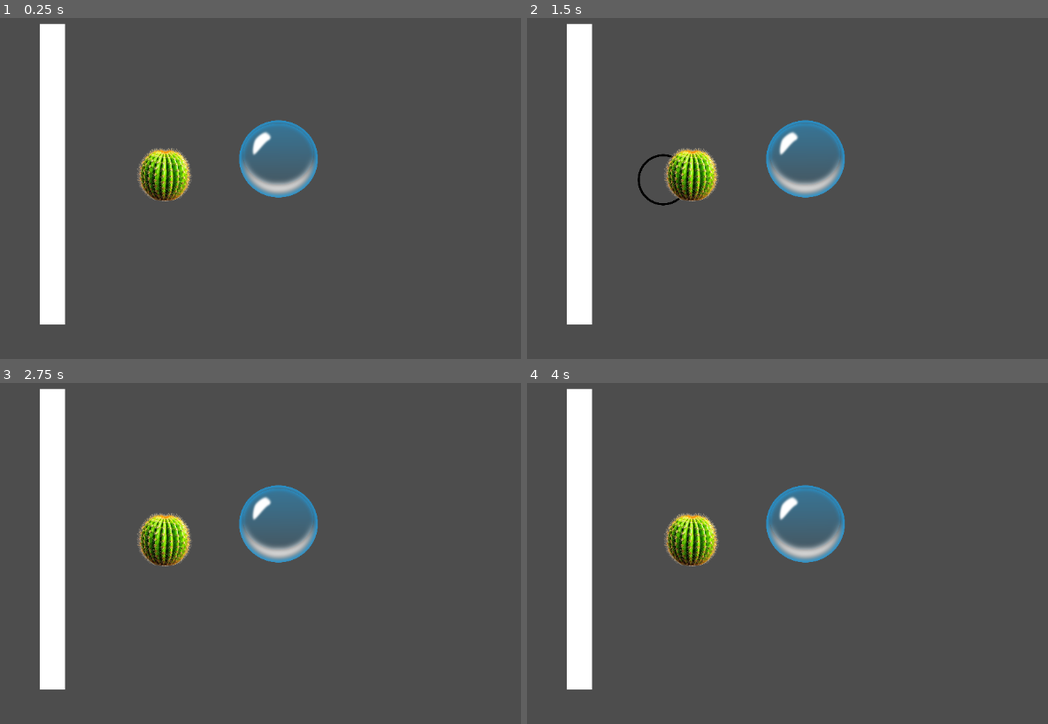
Above: before the commit, frames 1-4 (two rows, left to right).
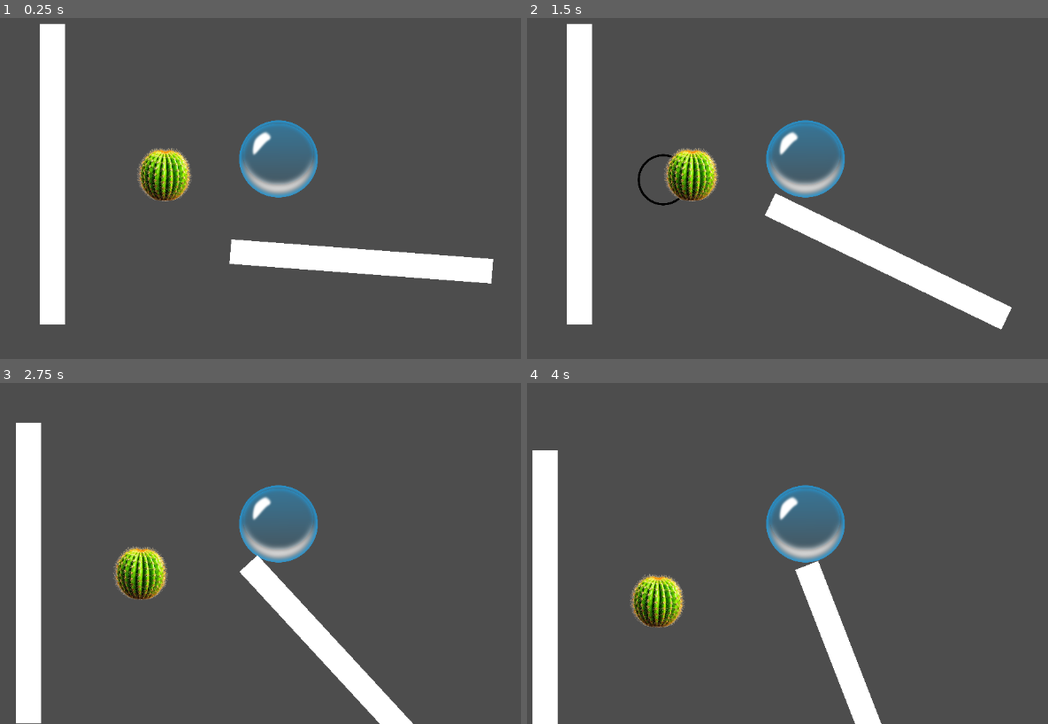
Above: after the commit, the same moments.

Repository: vjant118/bubbles
Game: Godot game, scene res://Actors/Level Scenes/hitbox_testing_scene.tscn
Same seed, same stepped clock (60 frames per second), same inputs: the game is played once before the commit and once after it. This scene is started directly instead of the project's main scene.
Inputs (mouse positions are in pixels of both pictures, inside the frame that each line leads up to):
- Up to frame 1 (0.25 s): no input
- Up to frame 2 (1.5 s): move the mouse to (959, 140) at 0.52 s; click (959, 140) at 0.67 s; move the mouse to (662, 181) at 1.27 s; click (662, 181) at 1.42 s
- Up to frame 3 (2.75 s): move the mouse to (349, 437) at 2.02 s; click (349, 437) at 2.17 s
- Up to frame 4 (4 s): move the mouse to (766, 604) at 2.77 s; click (766, 604) at 2.92 s; move the mouse to (1016, 584) at 3.52 s; click (1016, 584) at 3.67 s

The runs differ from the first frame. In frame 1, 3.7% of the frame differs, in the area x 43-95%, y 64-78%; in frame 2, 3.7%; in frame 3, 14%, in the area x 3-80%, y 1-100%; in frame 4, 13%.

Commit message:
Made rotating wall object
Increase length with by scaling x
Adjust rotation speed in inspector, base speed is 5
Can attach additional objects to it using tree
(copying this to descriptor)

Diff:
--- /dev/null
+++ b/blowing-bubbles/Actors/Game Object Scenes/RotatingWall.tscn
@@ -0,0 +1,18 @@
+[gd_scene format=3 uid="uid://h7cutrbg4ins"]
+
+[ext_resource type="Script" uid="uid://dvuprgkxipr8o" path="res://Actors/Game Object Scenes/rotating_wall.gd" id="1_803mi"]
+
+[sub_resource type="RectangleShape2D" id="RectangleShape2D_ijxoi"]
+size = Vector2(428, 40)
+
+[node name="RotatingWall" type="StaticBody2D" unique_id=1028060275]
+script = ExtResource("1_803mi")
+
+[node name="ColorRect" type="ColorRect" parent="." unique_id=1421532912]
+offset_left = -214.0
+offset_top = -20.0
+offset_right = 214.0
+offset_bottom = 20.0
+
+[node name="CollisionShape2D" type="CollisionShape2D" parent="." unique_id=1677632849]
+shape = SubResource("RectangleShape2D_ijxoi")
--- /dev/null
+++ b/blowing-bubbles/Actors/Game Object Scenes/rotating_wall.gd
@@ -0,0 +1,11 @@
+extends StaticBody2D
+
+@export var rotationalSpeed: float = 5
+# Called when the node enters the scene tree for the first time.
+func _ready() -> void:
+	pass # Replace with function body.
+
+
+# Called every frame. 'delta' is the elapsed time since the previous frame.
+func _process(delta: float) -> void:
+	rotate(rotationalSpeed/1000)
--- a/blowing-bubbles/Actors/Level Scenes/hitbox_testing_scene.tscn
+++ b/blowing-bubbles/Actors/Level Scenes/hitbox_testing_scene.tscn
@@ -1,16 +1,17 @@
 [gd_scene format=3 uid="uid://dqxm7yhreu6yd"]
 
-[ext_resource type="PackedScene" uid="uid://bw26fn0vm8sks" path="res://Actors/Game Object Scenes/mouseblower.tscn" id="1_dbmdv"]
-[ext_resource type="PackedScene" uid="uid://bqg43s3ikgk50" path="res://Actors/Game Object Scenes/bubble.tscn" id="2_r45yr"]
-[ext_resource type="PackedScene" uid="uid://choly2o56l4ao" path="res://Actors/Game Object Scenes/spikeHazard.tscn" id="3_cuf53"]
-[ext_resource type="PackedScene" uid="uid://db8oadtagw3ye" path="res://Actors/Game Object Scenes/sceneResetter.tscn" id="4_lgwfo"]
+[ext_resource type="PackedScene" uid="uid://bw26fn0vm8sks" path="res://Actors/Game Object Scenes/mouseblower.tscn" id="1_e6tbe"]
+[ext_resource type="PackedScene" uid="uid://bqg43s3ikgk50" path="res://Actors/Game Object Scenes/bubble.tscn" id="2_fluo7"]
+[ext_resource type="PackedScene" uid="uid://choly2o56l4ao" path="res://Actors/Game Object Scenes/spikeHazard.tscn" id="3_gs58w"]
+[ext_resource type="PackedScene" uid="uid://db8oadtagw3ye" path="res://Actors/Game Object Scenes/sceneResetter.tscn" id="4_phc84"]
+[ext_resource type="PackedScene" uid="uid://h7cutrbg4ins" path="res://Actors/Game Object Scenes/RotatingWall.tscn" id="5_8wjo5"]
 
 [sub_resource type="RectangleShape2D" id="RectangleShape2D_r45yr"]
 size = Vector2(37.5, 487.5)
 
 [node name="HitboxTestingScene" type="Node2D" unique_id=103971390]
 
-[node name="mouseblower" parent="." unique_id=124156406 instance=ExtResource("1_dbmdv")]
+[node name="mouseblower" parent="." unique_id=124156406 instance=ExtResource("1_e6tbe")]
 position = Vector2(786, 170)
 
 [node name="StaticBody2D" type="StaticBody2D" parent="." unique_id=658879253]
@@ -25,14 +26,17 @@
 offset_right = 104.0
 offset_bottom = 555.0
 
-[node name="bubble" parent="." unique_id=406493826 instance=ExtResource("2_r45yr")]
+[node name="bubble" parent="." unique_id=406493826 instance=ExtResource("2_fluo7")]
 position = Vector2(452, 285)
 
 [node name="Camera2D" type="Camera2D" parent="bubble" unique_id=401160065]
 position = Vector2(-2, 2)
 
-[node name="SpikeHazard" parent="." unique_id=1634614160 instance=ExtResource("3_cuf53")]
+[node name="SpikeHazard" parent="." unique_id=1634614160 instance=ExtResource("3_gs58w")]
 position = Vector2(266, 310)
 
-[node name="SceneResetter" parent="." unique_id=396899554 instance=ExtResource("4_lgwfo")]
+[node name="SceneResetter" parent="." unique_id=396899554 instance=ExtResource("4_phc84")]
 position = Vector2(468, 105)
+
+[node name="RotatingWall" parent="." unique_id=1028060275 instance=ExtResource("5_8wjo5")]
+position = Vector2(587, 452)
Not shown, added: blowing-bubbles/Actors/Game Object Scenes/rotating_wall.gd.uid
